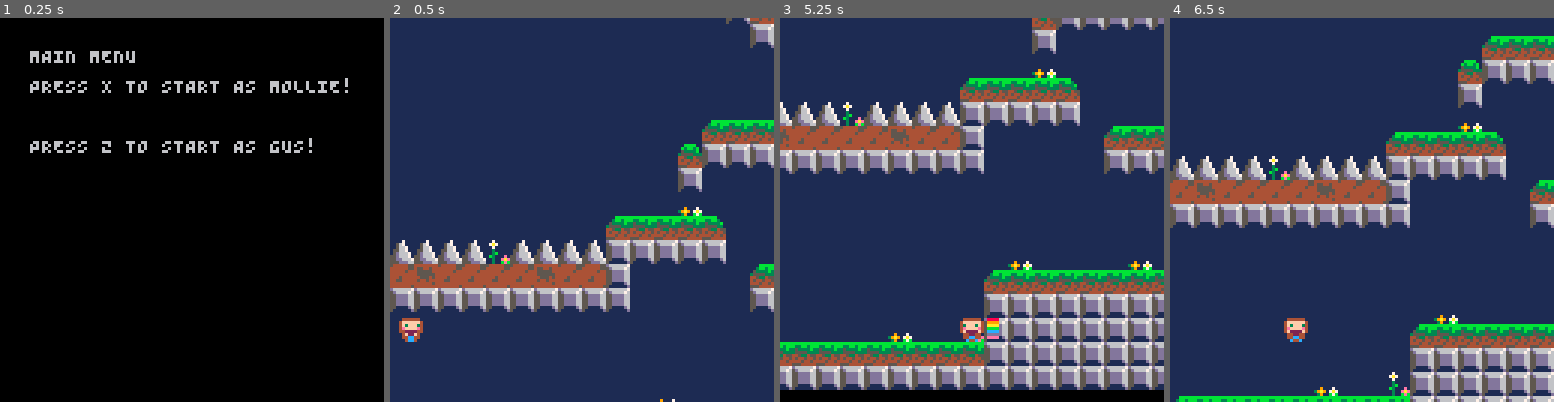
Above: before the commit, frames 1-4 (left to right).
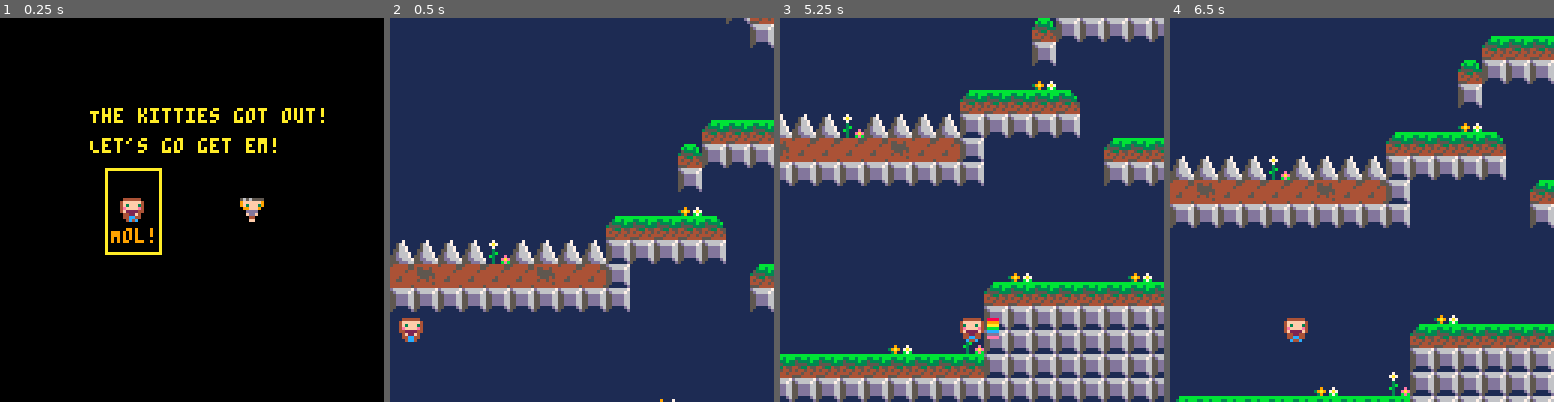
Above: after the commit, the same moments.

Repository: connorryanbaker/kmg
Game: PICO-8 cartridge currentdraft.p8
The game is run twice, just before and just after one commit, with the same random seed, the same clock (stepped at 60 frames per second) and the same inputs.
Inputs:
- Up to frame 1 (0.25 s): no input
- Up to frame 2 (0.5 s): tap X (X key) at 0.33 s
- Up to frame 3 (5.25 s): tap O (Z key) at 0.7, 1.7, 2.1, 2.5, 2.9, 3.3, 3.7, 4.1, 4.5, 4.9 s; tap X (X key) at 1.07, 1.85, 2.97, 4.08, 5.2 s; hold Right 1.6-2.1 s; hold Right 2.47-3.03 s; hold Left 3.08-3.58 s; hold Right 4.02-4.68 s; hold Left from 5.08 s (still down)
- Up to frame 4 (6.5 s): tap O (Z key) at 5.3, 5.7, 6.1 s; release Left at 5.68 s; hold Right from 6.08 s (still down); tap X (X key) at 6.32 s

The runs differ from the first frame. In frame 1, 4.8% of the frame differs, in the area x 7-91%, y 8-62%; in frame 2, nothing differs; in frame 3, 38%, in the area x 0-100%, y 0-100%; in frame 4, nothing differs.

Commit message:
menu gameover and y hitbox change

Diff:
--- a/currentdraft.p8
+++ b/currentdraft.p8
@@ -67,18 +67,27 @@
   fs=false
   cam_x=player.x-64+player.w/2
   cam_y=player.y-64+player.w/2
+  MENU_SELECT=0
   music(LEVEL)
 end
 
 function _update()
   if STATE=="MENU" then return menu_update() end
   if STATE=="GAMEPLAY" then return gameplay_update() end
+  if STATE=="GAMEOVER" then return gameover_update() end
   -- TODO: game over
+end
+
+function gameover_update()
 end
 
 function gameplay_update()
   if FOUND_CAT and (time()-FOUND_CAT_TIME) > 3 then
     LEVEL+=1
+    if LEVEL==3 then
+      STATE="GAMEOVER"
+      return
+    end
     reset_player_location()
     FOUND_CAT=false
     FOUND_SNACK=false
@@ -89,29 +98,26 @@
   camera_update()
 end
 
-function menu_update()
-  if btnp(4) then
-    -- gus
-    player.ws={[0]=20,[1]=36,[2]=20,[3]=4}
-    player.is={[0]=20,[1]=52}
-    player.jump_s=100
-    player.dash_s=116
-    player.die_s=99
-    STATE="GAMEPLAY"
-  elseif btnp(5) then
-    player.ws={[0]=19,[1]=35,[2]=19,[3]=3}
-    player.is={[0]=19,[1]=51}
-    player.jump_s=33
-    player.dash_s=32
-    player.die_s=49
-    STATE="GAMEPLAY"
-  end
-end
 
 function _draw()
   cls()
   if STATE=="MENU" then return menu_draw() end
   if STATE=="GAMEPLAY" then return gameplay_draw() end
+  if STATE=="GAMEOVER" then return gameover_draw() end
+end
+
+function gameover_draw()
+  -- sprites 1 3 4 18 34
+  local map_x = LEVEL*32
+  map(map_x, 0)
+  spr(1, 90, 30)
+  spr(3, 100, 40)
+  spr(4, 110, 50)
+  spr(18, 120, 60)
+  spr(34, 130, 70)
+  print("Woohoo!", 80, 80, 7)
+  print("You found all the cats!", 80, 100, 7)
+  print("Merry Xmas!", 80, 110, 7)
 end
 
 function gameplay_draw()
@@ -151,11 +157,43 @@
   end
 end
 
+function menu_update()
+  if btnp(0) then MENU_SELECT=0 end
+  if btnp(1) then MENU_SELECT=1 end
+
+  if btnp(5) then
+    if MENU_SELECT == 1 then
+      player.ws={[0]=20,[1]=36,[2]=20,[3]=4}
+      player.is={[0]=20,[1]=52}
+      player.jump_s=100
+      player.dash_s=116
+      player.die_s=99
+      STATE="GAMEPLAY"
+    else
+      player.ws={[0]=19,[1]=35,[2]=19,[3]=3}
+      player.is={[0]=19,[1]=51}
+      player.jump_s=33
+      player.dash_s=32
+      player.die_s=49
+      STATE="GAMEPLAY"
+    end
+  end
+end
+
 function menu_draw()
-  print("MAIN MENU", 10, 10)
-  print("PRESS X TO START AS MOLLIE!", 10, 20)
-  print("PRESS Z TO START AS GUS!", 10, 40)
-  -- todo: character select
+  print("The kitties got out!", 30, 30, 10)
+  print("Let's go get em!", 30, 40, 10)
+  if MENU_SELECT==0 then
+    spr(3, 40, 60)
+    spr(20, 80, 60)
+    rect(35, 50, 53, 78, 10)
+    print("Mol!", 37, 70, 9)
+  else
+    spr(4, 80, 60)
+    spr(19, 40, 60)
+    rect(75, 50, 93, 78, 10)
+    print("Gus!", 77, 70, 9)
+  end
 end
 
 function camera_update()
@@ -354,7 +392,7 @@
   elseif dir=="up" then
     x1=x+3
     y1=y-3
-    x2=x+w-1
+    x2=x+w-3
     y2=y
   elseif dir=="down" then
     x1=x+3
Not shown, added: cd.p8.png
